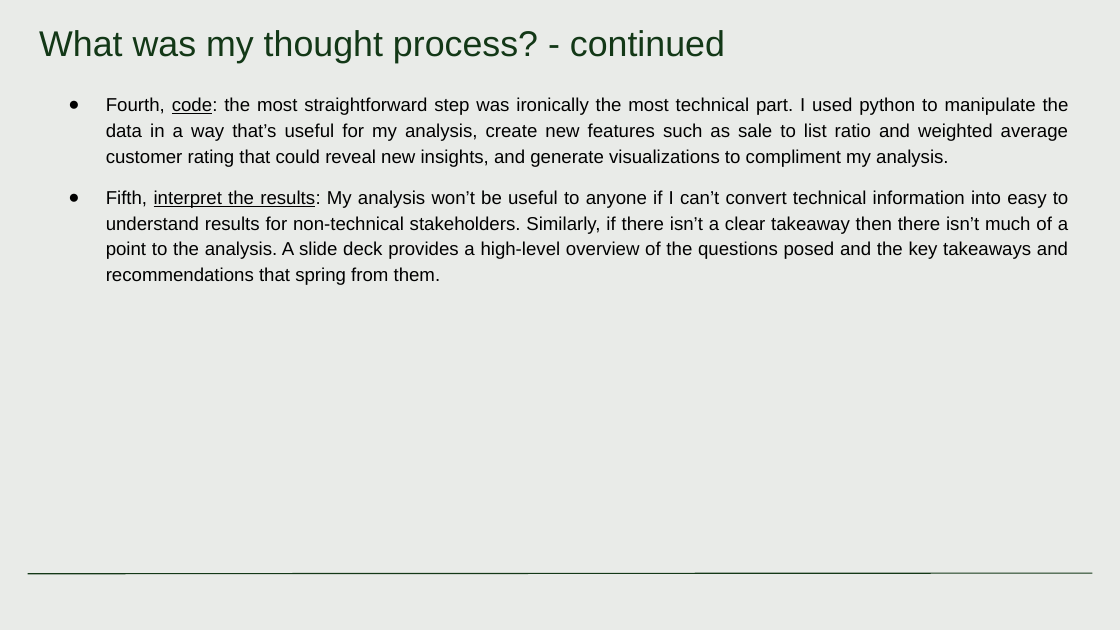
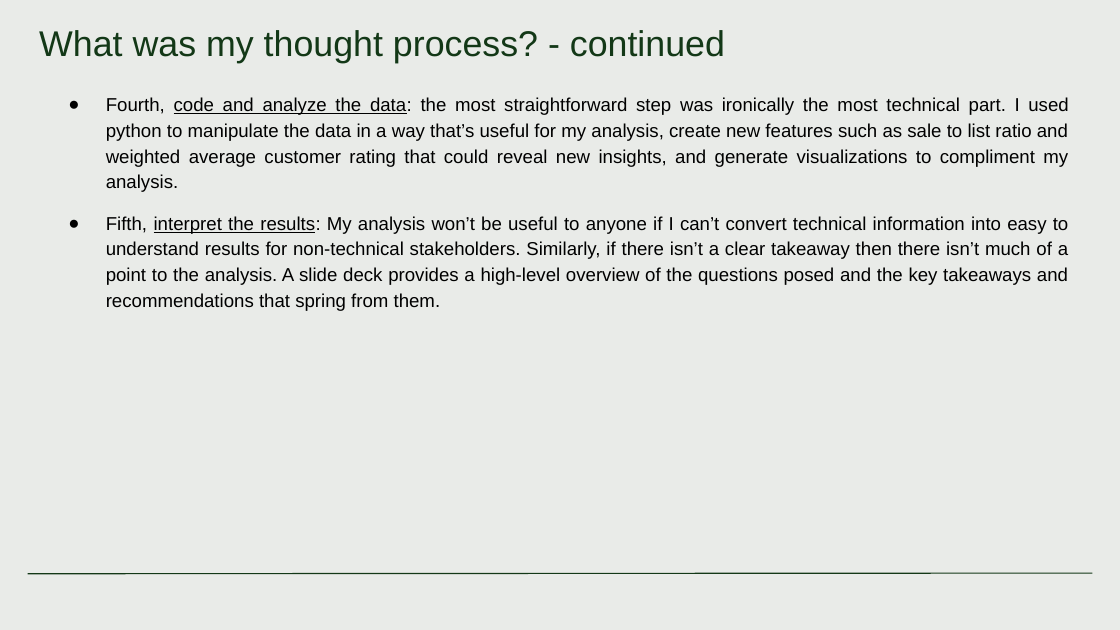
Before and after one commit to Magister774/Clever-Assessment, a slide deck: slide 16 of Smiley Real Estate - Sales Performance Analysis.pptx. Drawn at 1120x630 pixels with LibreOffice and Linux fonts; fonts in the diff are those of the drawing. Boxes give left, top, right and bottom in pixels: in the first picture for what was removed or moved away, otherwise in the second. Text is boxed around its words. In the diff, an @@ line names an element or a change of style, - is before the commit and + after.

```diff
--- a/Smiley Real Estate - Sales Performance Analysis.pptx
+++ b/Smiley Real Estate - Sales Performance Analysis.pptx
@@ text at <box>106,97,1068,192</box>: text changed @@
-● Fourth, code: the most straightforward step was ironically the most technical part. I used python to manipulate the data in a way that’s useful for my analysis, create new features such as sale to list ratio and weighted average customer rating that could reveal new insights, and generate visualizations to compliment my analysis.
+● Fourth, code and analyze the data: the most straightforward step was ironically the most technical part. I used python to manipulate the data in a way that’s useful for my analysis, create new features such as sale to list ratio and weighted average customer rating that could reveal new insights, and generate visualizations to compliment my analysis.
```
Also in this commit, not shown: 5 other slides changed.
